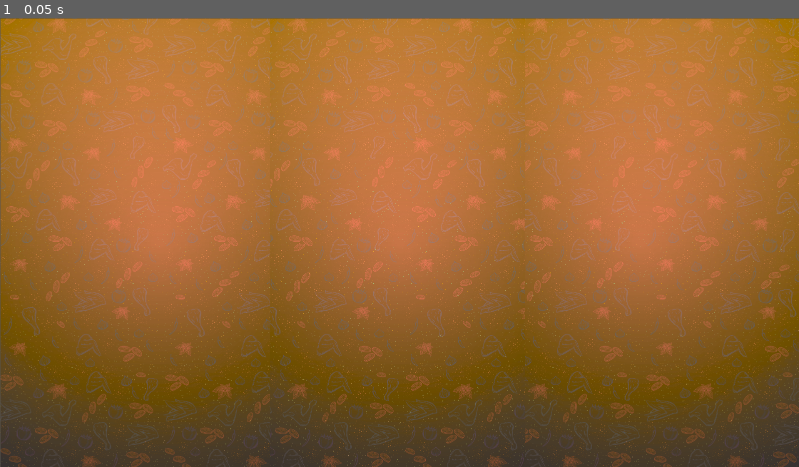
Above: before the commit, frame 1.
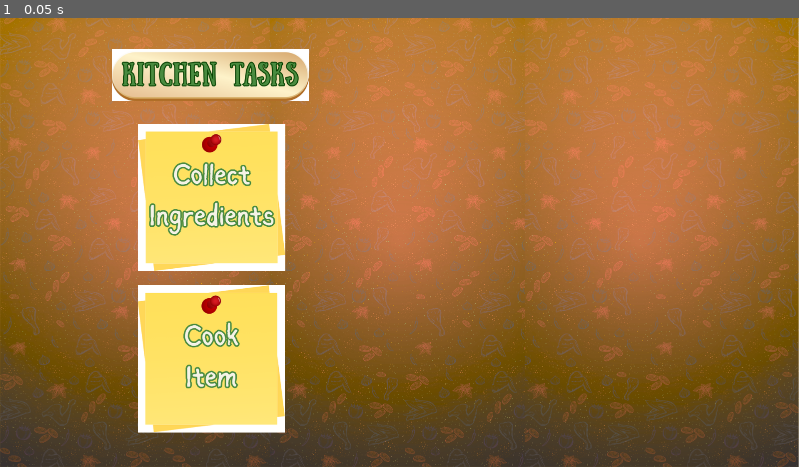
Above: after the commit, the same moment.

Repository: ACDragon8/Beyond-Thyme-and-Space
Game: Godot game, scene res://Scenes/main_menu.tscn
Same seed, same stepped clock (60 frames per second), same inputs: the game is played once before the commit and once after it. This scene is started directly instead of the project's main scene.
Inputs:
- Up to frame 1 (0.05 s): no input

The runs differ from the first frame. In frame 1, 17% of the frame differs, in the area x 0-100%, y 0-100%.

Commit message:
Drafted Main Menu
- Main Menu now has 2 buttons, which need to be set up to connect to the ingredients collection screen and rhythm cooking screen respectively
- Minor changes to file organization

Diff:
--- a/Scenes/credits.tscn
+++ b/Scenes/credits.tscn
@@ -1,7 +1,7 @@
 [gd_scene load_steps=3 format=3 uid="uid://tu5gkqku6pmo"]
 
 [ext_resource type="Texture2D" uid="uid://cwknw3gskoqcx" path="res://Assets/main_menu_bg_placeholder.png" id="1_r18jl"]
-[ext_resource type="Script" uid="uid://b5svhswyyia65" path="res://Scenes/credits_text.gd" id="2_gryuy"]
+[ext_resource type="Script" uid="uid://b5svhswyyia65" path="res://Scripts/credits_text.gd" id="2_gryuy"]
 
 [node name="Credits" type="Node2D"]
 
--- a/Scenes/main_menu.tscn
+++ b/Scenes/main_menu.tscn
@@ -1,9 +1,37 @@
-[gd_scene load_steps=2 format=3 uid="uid://d0baqcue62rub"]
+[gd_scene load_steps=7 format=3 uid="uid://d0baqcue62rub"]
 
 [ext_resource type="Texture2D" uid="uid://cwknw3gskoqcx" path="res://Assets/main_menu_bg_placeholder.png" id="1_28flt"]
+[ext_resource type="Texture2D" uid="uid://dt2mutodtpdey" path="res://Assets/collect_ingredients_btn_placeholder.png" id="2_1ehe0"]
+[ext_resource type="Texture2D" uid="uid://c3yhbrrcmqh0j" path="res://Assets/cook_item_btn_placeholder.png" id="3_ce3w2"]
+[ext_resource type="Script" uid="uid://bkpihc35msiet" path="res://Scripts/collect_ingredients_btn.gd" id="3_n45e2"]
+[ext_resource type="Script" uid="uid://brcxlh3swbaky" path="res://Scripts/cook_item_btn.gd" id="5_n45e2"]
+[ext_resource type="Texture2D" uid="uid://bik0pw4rlsc1k" path="res://Assets/kitchen_tasks_label_placeholder.png" id="6_opfnp"]
 
 [node name="MainMenu" type="Node2D"]
 
 [node name="MainMenuBgPlaceholder" type="Sprite2D" parent="."]
-position = Vector2(961, 541)
+position = Vector2(960, 540)
 texture = ExtResource("1_28flt")
+
+[node name="CollectIngredientsBtn" type="TextureButton" parent="."]
+offset_left = 332.0
+offset_top = 255.0
+offset_right = 686.0
+offset_bottom = 609.0
+texture_normal = ExtResource("2_1ehe0")
+script = ExtResource("3_n45e2")
+
+[node name="CookItemBtn" type="TextureButton" parent="."]
+offset_left = 331.0
+offset_top = 643.0
+offset_right = 685.0
+offset_bottom = 997.0
+texture_normal = ExtResource("3_ce3w2")
+script = ExtResource("5_n45e2")
+
+[node name="KitchenTasksLabelPlaceholder" type="Sprite2D" parent="."]
+position = Vector2(505, 137)
+texture = ExtResource("6_opfnp")
+
+[connection signal="pressed" from="CollectIngredientsBtn" to="CollectIngredientsBtn" method="_on_pressed"]
+[connection signal="pressed" from="CookItemBtn" to="CookItemBtn" method="_on_pressed"]
--- /dev/null
+++ b/Scripts/collect_ingredients_btn.gd
@@ -0,0 +1,5 @@
+extends TextureButton
+
+
+func _on_pressed() -> void:
+	pass # TODO: Go to ingredient collection screen
--- /dev/null
+++ b/Scripts/cook_item_btn.gd
@@ -0,0 +1,5 @@
+extends TextureButton
+
+
+func _on_pressed() -> void:
+	pass # TODO: Go to rhythm game screen
Binary file added: Assets/collect_ingredients_btn_placeholder.png
Not shown, added: Assets/collect_ingredients_btn_placeholder.png.import
Binary file added: Assets/cook_item_btn_placeholder.png
Not shown, added: Assets/cook_item_btn_placeholder.png.import
Binary file added: Assets/kitchen_tasks_label_placeholder.png
Not shown, added: Assets/kitchen_tasks_label_placeholder.png.import
Not shown, added: Scripts/collect_ingredients_btn.gd.uid
Not shown, added: Scripts/cook_item_btn.gd.uid
Renamed: Scenes/credits_text.gd -> Scripts/credits_text.gd
Renamed: Scenes/credits_text.gd.uid -> Scripts/credits_text.gd.uid
